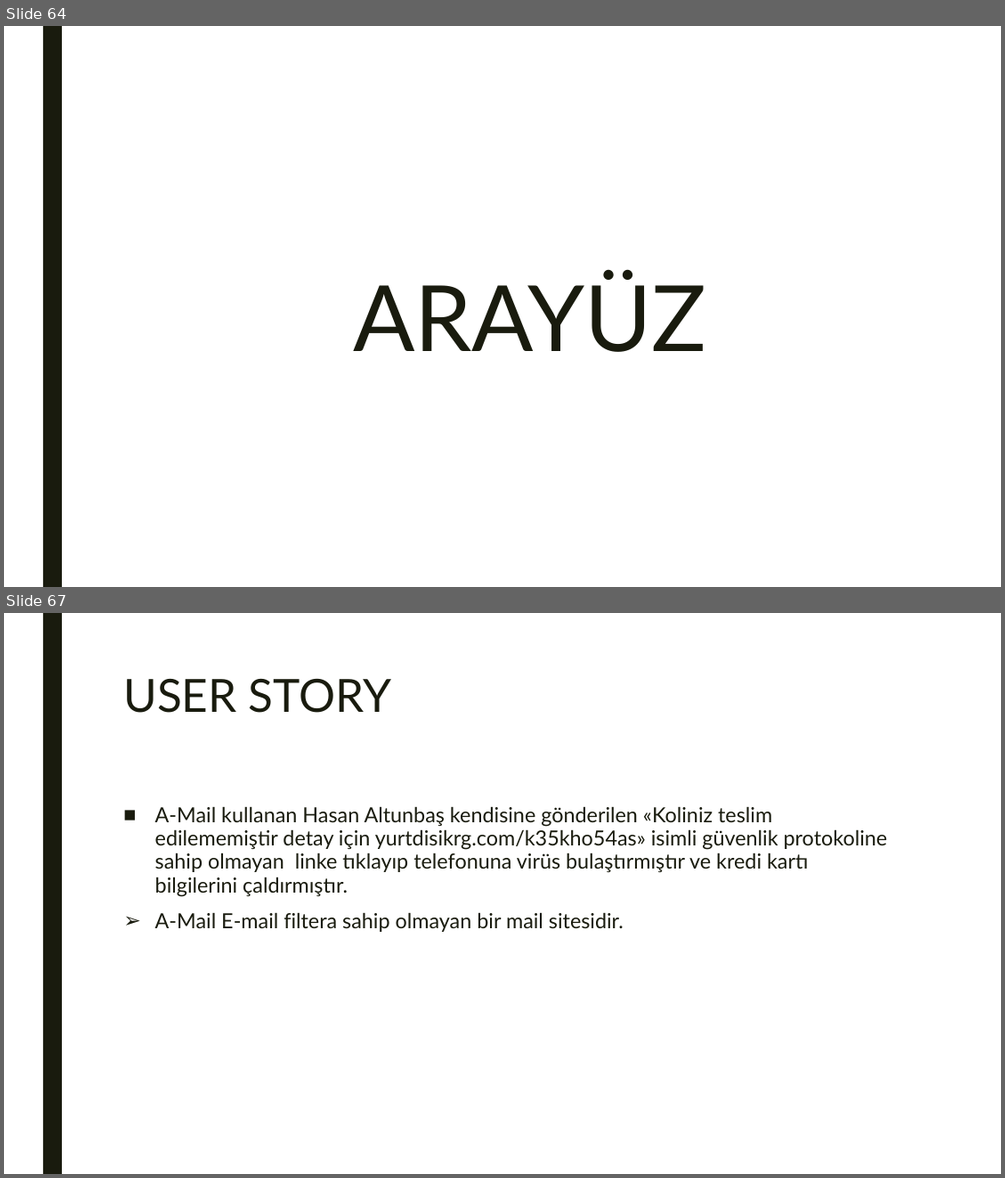
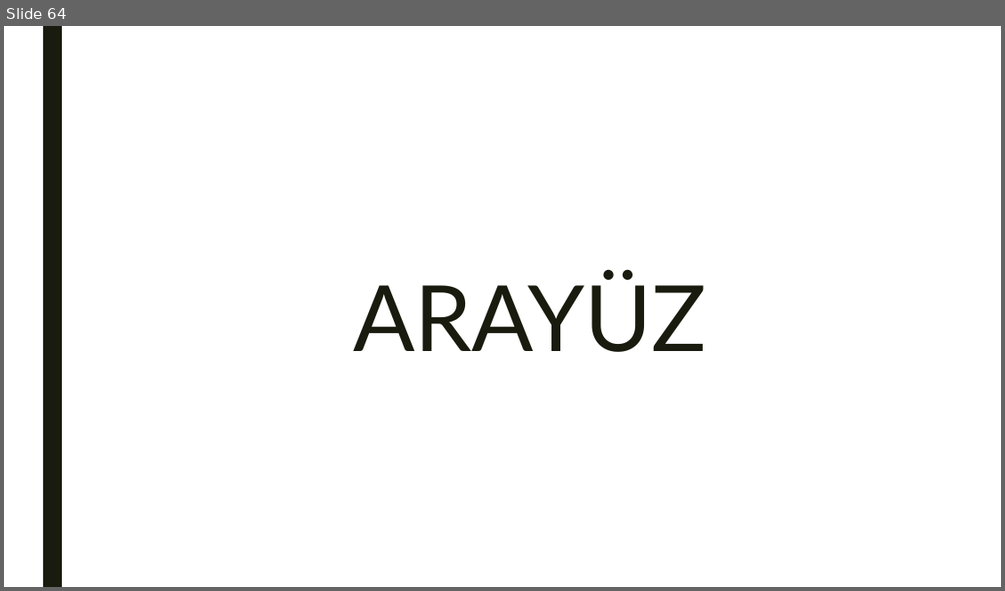
Before and after one commit to SIYAKS-ARES/SIEM_Project, a slide deck: YGA_SIEM_PROJECT/Entegre_Güvenlik_Kalkanı_Projesi_Sunu_Taslak2.pptx. Shown one above the other, each under a label of ours: slides 64 and 67 before the commit, slide 64 after it; the slides between them are not shown. The pictures are 1005x1178 and 1005x591 pixels, drawn with LibreOffice and Linux fonts; fonts in the diff are those of the drawing. Boxes give left, top, right and bottom in pixels: in the first picture for what was removed or moved away, otherwise in the second. Text is boxed around its words. In the diff, an @@ line names an element or a change of style, - is before the commit and + after.

```diff
--- a/YGA_SIEM_PROJECT/Entegre_Güvenlik_Kalkanı_Projesi_Sunu_Taslak2.pptx
+++ b/YGA_SIEM_PROJECT/Entegre_Güvenlik_Kalkanı_Projesi_Sunu_Taslak2.pptx
@@ slide 67 removed at bbox=[4, 613, 1001, 1174], background #FFFFFF; not listed: 1 template element that a slide beside it also shows @@
@@ title removed at bbox=[123, 678, 391, 713] @@
-USER STORY
@@ text removed at bbox=[155, 806, 888, 932] @@
-■ A-Mail kullanan Hasan Altunbaş kendisine gönderilen «Koliniz teslim edilememiştir detay için yurtdisikrg.com/k35kho54as» isimli güvenlik protokoline sahip olmayan linke tıklayıp telefonuna virüs bulaştırmıştır ve kredi kartı bilgilerini çaldırmıştır.
-➢ A-Mail E-mail filtera sahip olmayan bir mail sitesidir.
```
Also in this commit, not shown: 1 slide changed, 3 slides added, 1 other slide removed.
